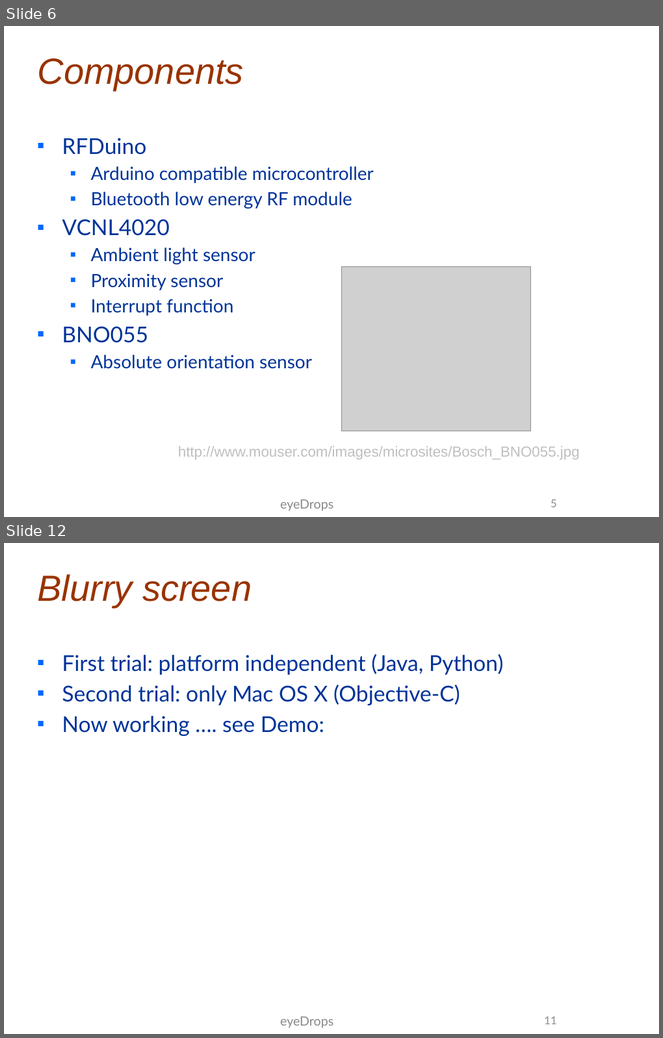
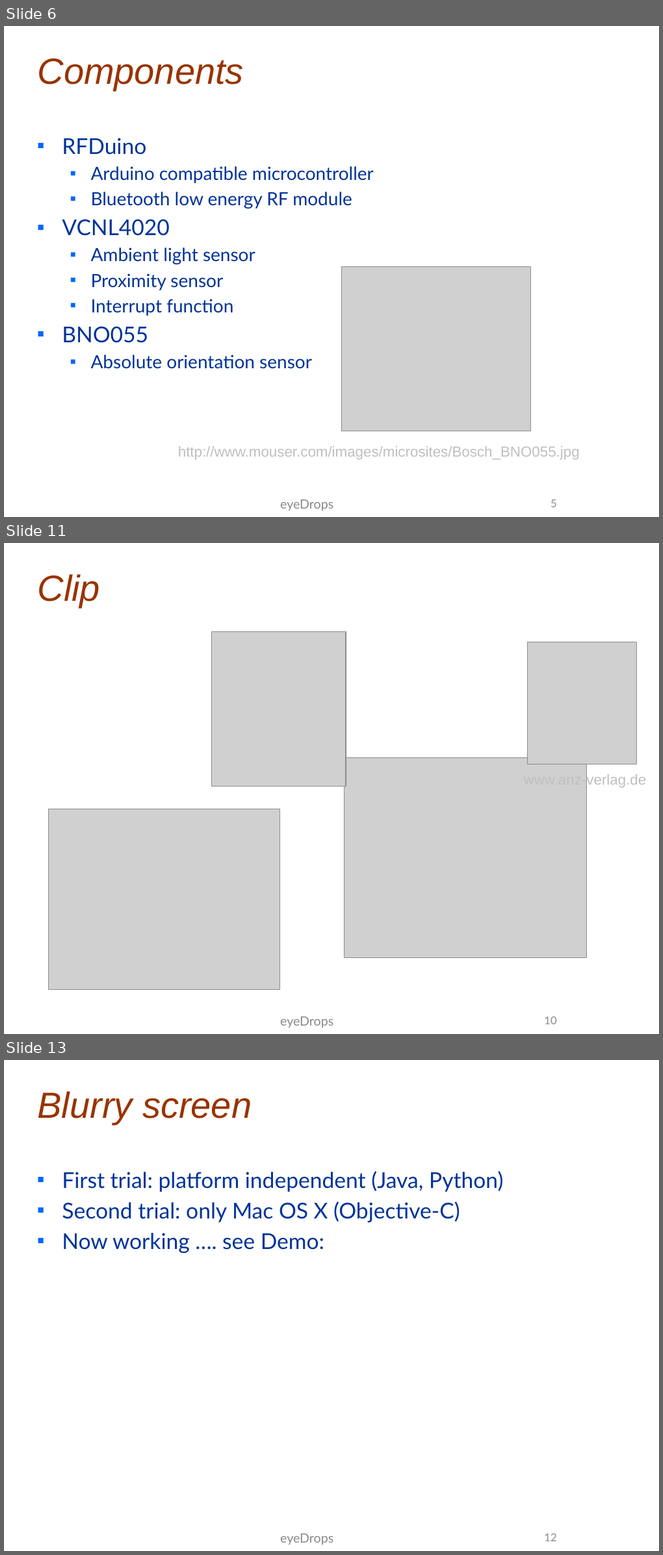
Before and after one commit to benthie/wearables-praktikum, a slide deck: documents/midterm presentation/Midterm Presentation.pptx. Shown one above the other, each under a label of ours: slides 6 and 12 before the commit, slides 6, 11 and 13 after it; the slides between them are not shown. The pictures are 663x1038 and 663x1555 pixels, drawn with LibreOffice and Linux fonts; fonts in the diff are those of the drawing; grey boxes stand for pictures; background and template pictures are left out. Boxes give left, top, right and bottom in pixels: in the first picture for what was removed or moved away, otherwise in the second. Text is boxed around its words. In the diff, an @@ line names an element or a change of style, - is before the commit and + after.

```diff
--- a/documents/midterm presentation/Midterm Presentation.pptx
+++ b/documents/midterm presentation/Midterm Presentation.pptx
@@ slide 11 added at [4,543,659,1034], background picture (left out) @@
@@ title added at [38,574,100,607], 40 pt, text #993300, italic @@
+Clip
@@ picture added at [212,631,346,786] @@
@@ picture added at [527,642,637,764] @@
@@ picture added at [344,758,586,958] @@
@@ text added at [524,773,647,788], 16 pt, text #BFBFBF @@
+www.anz-verlag.de
@@ picture added at [49,809,280,990] @@
@@ text added at [280,1017,334,1029], 14 pt, text #898989 @@
+eyeDrops
@@ page number added at [544,1017,556,1025], 12 pt, text #8C8C8C @@
+10
@@ what was slide 12 is now slide 13 @@
@@ page number at [544,1534,556,1542]: text changed @@
-11
+12
```
Also in this commit, not shown: 5 slides changed.
